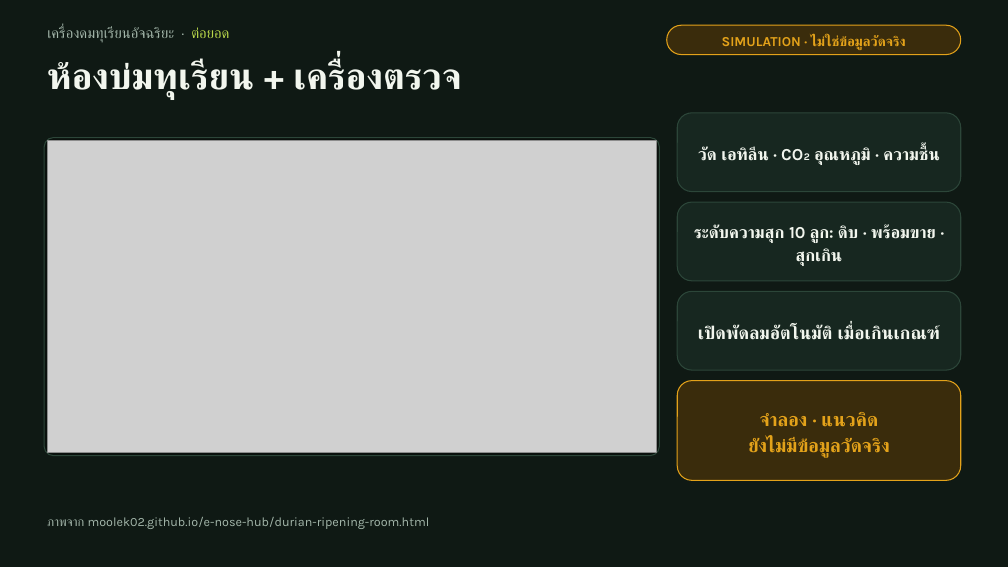
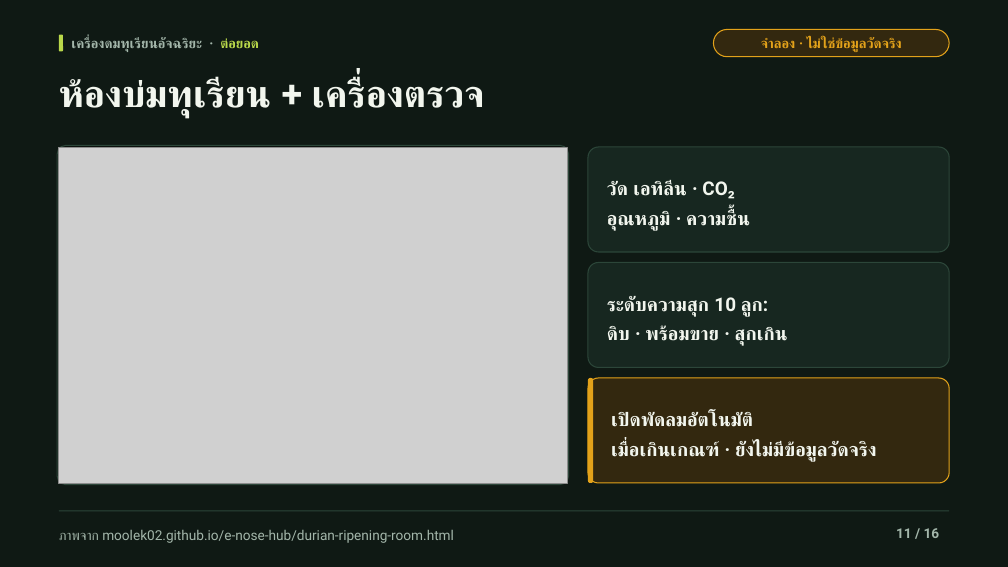
Before and after one commit to moolek02/e-nose-hub, a slide deck: slide 11 of docs/e-nose-pitch-deck-v2.pptx. Drawn at 1008x567 pixels with LibreOffice and Linux fonts; fonts in the diff are those of the drawing; grey boxes stand for pictures. Boxes give left, top, right and bottom in pixels: in the first picture for what was removed or moved away, otherwise in the second. Text is boxed around its words. In the diff, an @@ line names an element or a change of style, - is before the commit and + after.

```diff
--- a/docs/e-nose-pitch-deck-v2.pptx
+++ b/docs/e-nose-pitch-deck-v2.pptx
@@ rounded rectangle: place and size @@
-rounded rectangle at [667, 25, 961, 54]
+rounded rectangle at [714, 29, 950, 57]
@@ rounded rectangle at [714, 29, 950, 57]: fill #3A2C0C to #33280F @@
@@ rounded rectangle added at [59, 35, 64, 51], fill #B9D84A @@
@@ text "เครื่องดมทุเรียนอัจฉริยะ · ต่อยอด": place and size @@
-text "เครื่องดมทุเรียนอัจฉริยะ · ต่อยอด" at [47, 26, 229, 42]
+text "เครื่องดมทุเรียนอัจฉริยะ · ต่อยอด" at [71, 37, 259, 52]
@@ text "เครื่องดมทุเรียนอัจฉริยะ · ต่อยอด" at [71, 37, 259, 52]: size 14 to 13 pt, font Karla to Roboto, bold on; line spacing 1.15 to 1; vertical alignment top to middle @@
@@ text at [761, 37, 902, 52]: text changed; font Karla to Roboto @@
-SIMULATION · ไม่ใช่ข้อมูลวัดจริง
+จำลอง · ไม่ใช่ข้อมูลวัดจริง
@@ text "ห้องบ่มทุเรียน + เครื่องตรวจ": place and size @@
-text "ห้องบ่มทุเรียน + เครื่องตรวจ" at [47, 60, 461, 99]
+text "ห้องบ่มทุเรียน + เครื่องตรวจ" at [59, 78, 485, 118]
@@ text "ห้องบ่มทุเรียน + เครื่องตรวจ" at [59, 78, 485, 118]: size 35 to 36 pt, font Karla to Roboto; vertical alignment top to middle @@
@@ rounded rectangle removed at [678, 113, 961, 191] @@
@@ rounded rectangle: place and size @@
-rounded rectangle at [44, 138, 659, 456]
+rounded rectangle at [57, 145, 569, 485]
@@ picture: place and size @@
-picture at [47, 141, 656, 452]
+picture at [59, 147, 567, 482]
@@ proportions changed in 3 elements at [57, 145, 569, 485], [588, 262, 950, 368], [588, 147, 950, 252] @@
@@ rounded rectangle: place and size @@
-rounded rectangle at [678, 202, 961, 281]
+rounded rectangle at [588, 147, 950, 252]
@@ text at [607, 181, 750, 231]: text changed; size 16 to 18 pt; font Karla to Roboto @@
-วัด เอทิลีน · CO₂ อุณหภูมิ · ความชื้น
+วัด เอทิลีน · CO₂
+อุณหภูมิ · ความชื้น
@@ rounded rectangle: place and size @@
-rounded rectangle at [678, 291, 961, 370]
+rounded rectangle at [588, 262, 950, 368]
@@ text at [607, 296, 788, 346]: text changed; size 16 to 18 pt; font Karla to Roboto @@
-ระดับความสุก 10 ลูก: ดิบ · พร้อมขาย · สุกเกิน
+ระดับความสุก 10 ลูก:
+ดิบ · พร้อมขาย · สุกเกิน
@@ text removed at [698, 325, 940, 340] @@
-เปิดพัดลมอัตโนมัติ เมื่อเกินเกณฑ์
@@ rounded rectangle: place and size @@
-rounded rectangle at [678, 380, 961, 480]
+rounded rectangle at [588, 378, 950, 483]
@@ rounded rectangle at [588, 378, 950, 483]: fill #3A2C0C to #33280F; proportions changed @@
@@ rounded rectangle added at [588, 378, 594, 483], fill #E3A21A @@
@@ text at [611, 412, 877, 462]: text changed; font Karla to Roboto; text colour #E3A21A to #F2F6EE @@
-จำลอง · แนวคิด
-ยังไม่มีข้อมูลวัดจริง
+เปิดพัดลมอัตโนมัติ
+เมื่อเกินเกณฑ์ · ยังไม่มีข้อมูลวัดจริง
@@ text "ภาพจาก moolek02.github.io/e-nose-hub/durian-ripening-room.ht ...": place and size @@
-text "ภาพจาก moolek02.github.io/e-nose-hub/durian-ripening-room.ht ..." at [47, 517, 430, 529]
+text "ภาพจาก moolek02.github.io/e-nose-hub/durian-ripening-room.ht ..." at [59, 530, 454, 543]
@@ text "ภาพจาก moolek02.github.io/e-nose-hub/durian-ripening-room.ht ..." at [59, 530, 454, 543]: size 12 to 13 pt, font Karla to Roboto; vertical alignment top to middle @@
@@ rounded rectangle added at [59, 510, 950, 511], fill #2C4639 @@
@@ text added at [896, 528, 940, 538], 13 pt, text #A3B6AA, bold @@
+11 / 16
```
Also in this commit, not shown: 15 other slides changed, 8 other files.
